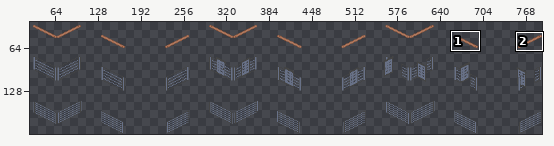
Sprite sheet: Enclosures/Fences/fence_sheet.png. The first picture is a wide view before the edit; the outline marks the close-up.
Close-up. Before:
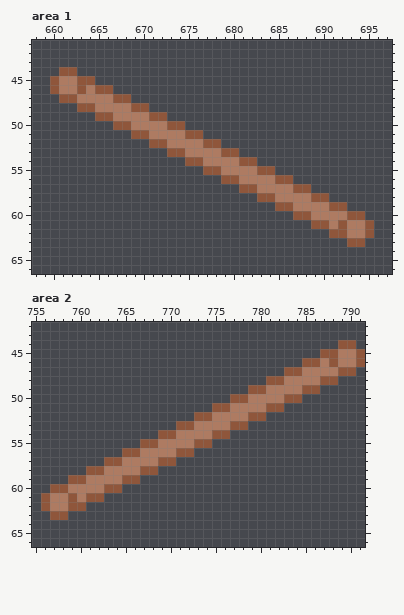
The file is 792x192 pixels. Shown: area 1: x 658..697, y 41..66; area 2: x 755..791, y 42..66. The wide view leaves out empty margins. The commit also changed other parts of the picture, which this record leaves out.
Once edited:
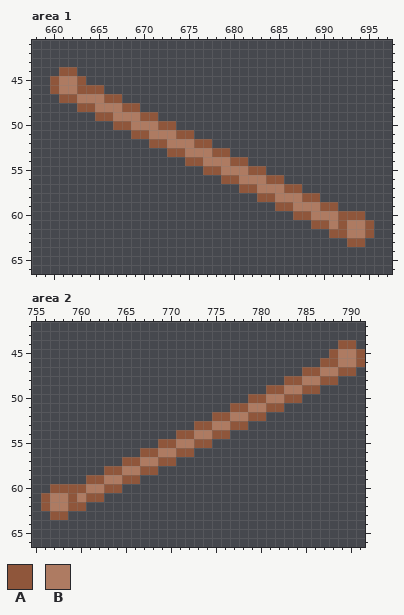
Palette (. is transparent): A #8f563b  B #ae7b62
Edits made:
--- area 1
@@ x 658..697 @@
 44 ...AA...................................
-45 ..ABBAA.................................
-46 ..ABBABAA...............................
-47 ...AABBBBAA.............................
-48 .....AABBBBAA...........................
-49 .......AABBBBAA.........................
-50 .........AABBBBAA.......................
-51 ...........AABBBBAA.....................
-52 .............AABBBBAA...................
-53 ...............AABBBBAA.................
-54 .................AABBBBAA...............
-55 ...................AABBBBAA.............
-56 .....................AABBBBAA...........
-57 .......................AABBBBAA.........
-58 .........................AABBBBAA.......
-59 ...........................AABBBBAA.....
-60 .............................AABBBBAA...
+45 ..ABBA..................................
+46 ..ABBAAA................................
+47 ...AABBBAA..............................
+48 .....AABBBAA............................
+49 .......AABBBAA..........................
+50 .........AABBBAA........................
+51 ...........AABBBAA......................
+52 .............AABBBAA....................
+53 ...............AABBBAA..................
+54 .................AABBBAA................
+55 ...................AABBBAA..............
+56 .....................AABBBAA............
+57 .......................AABBBAA..........
+58 .........................AABBBAA........
+59 ...........................AABBBAA......
+60 .............................AABBBAAA...
 61 ...............................AABABBA..
--- area 2
@@ x 755..791 @@
 44 ..................................AA.
-45 ................................AABBA
-46 ..............................AABABBA
-47 ............................AABBBBAA.
-48 ..........................AABBBBAA...
-49 ........................AABBBBAA.....
-50 ......................AABBBBAA.......
-51 ....................AABBBBAA.........
-52 ..................AABBBBAA...........
-53 ................AABBBBAA.............
-54 ..............AABBBBAA...............
-55 ............AABBBBAA.................
-56 ..........AABBBBAA...................
-57 ........AABBBBAA.....................
-58 ......AABBBBAA.......................
-59 ....AABBBBAA.........................
-60 ..AABBBBAA...........................
+45 .................................ABBA
+46 ................................AABBA
+47 ..............................AABBAA.
+48 ............................AABBAA...
+49 ..........................AABBAA.....
+50 ........................AABBAA.......
+51 ......................AABBAA.........
+52 ....................AABBAA...........
+53 ..................AABBAA.............
+54 ................AABBAA...............
+55 ..............AABBAA.................
+56 ............AABBAA...................
+57 ..........AABBAA.....................
+58 ........AABBAA.......................
+59 ......AABBAA.........................
+60 ..AAAABBAA...........................
 61 .ABBABAA.............................
